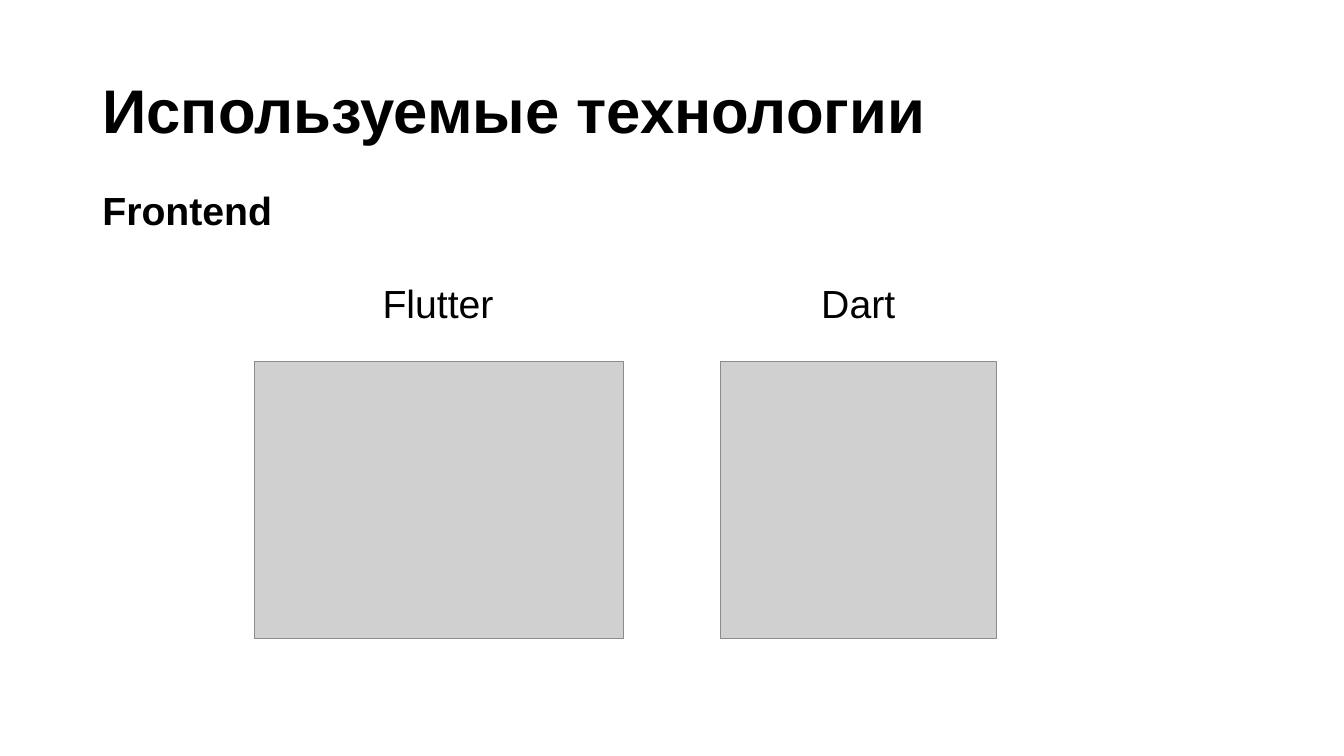
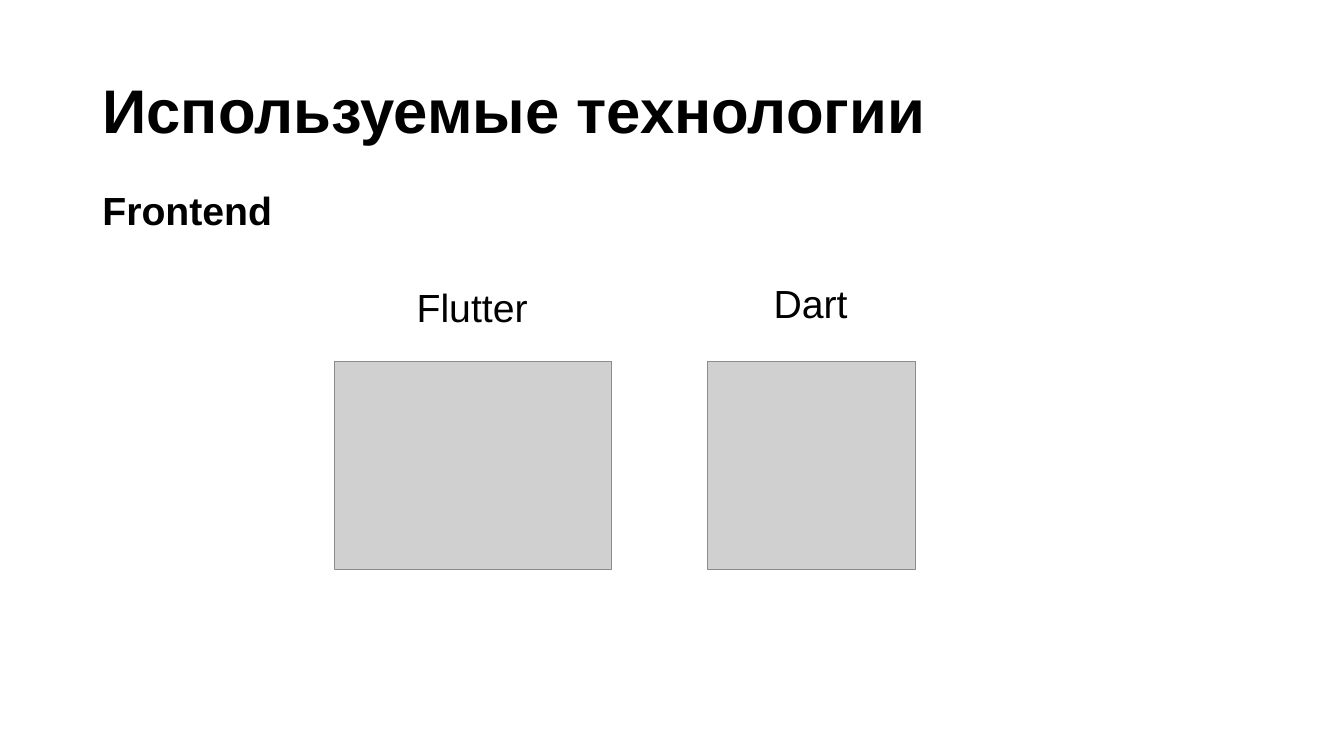
Before and after one commit to partickle/FitHub_Docs, a slide deck: slide 8 of Презентация технического задания.pptx. Drawn at 1344x756 pixels with LibreOffice and Linux fonts; fonts in the diff are those of the drawing; grey boxes stand for pictures. Boxes give left, top, right and bottom in pixels: in the first picture for what was removed or moved away, otherwise in the second. Text is boxed around its words. In the diff, an @@ line names an element or a change of style, - is before the commit and + after.

```diff
--- a/Презентация технического задания.pptx
+++ b/Презентация технического задания.pptx
@@ text "Flutter": place and size @@
-text "Flutter" at [383,289,494,319]
+text "Flutter" at [417,293,528,323]
@@ text "Dart": place and size @@
-text "Dart" at [821,291,895,319]
+text "Dart" at [774,291,848,319]
@@ picture: place and size @@
-picture at [255,362,623,638]
+picture at [335,362,612,570]
@@ picture: place and size @@
-picture at [721,362,997,638]
+picture at [708,362,915,570]
```
Also in this commit, not shown: 4 other slides changed, 1 other file.
